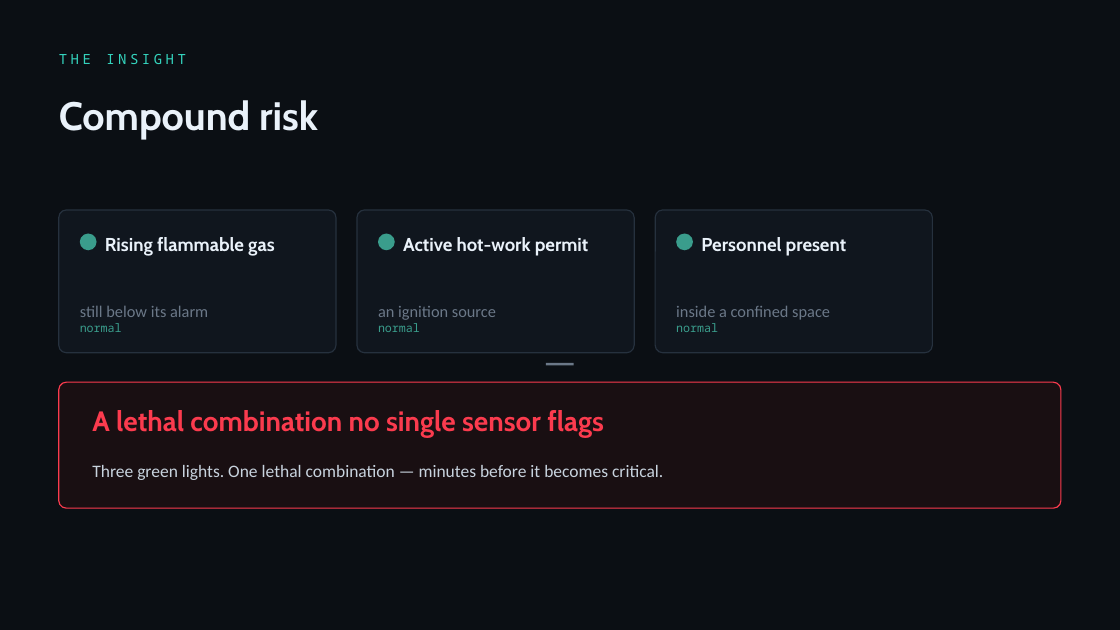
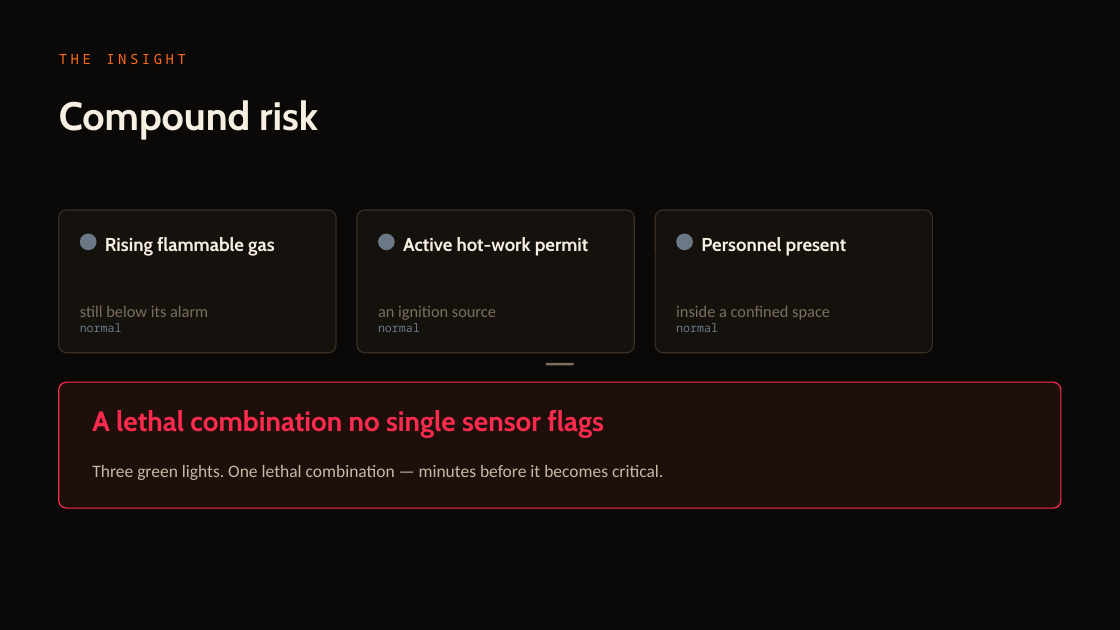
Before and after one commit to SaudSatopay/trinetra, a slide deck: slide 3 of docs/Trinetra_Deck.pptx. Drawn at 1120x630 pixels with LibreOffice and Linux fonts; fonts in the diff are those of the drawing. Boxes give left, top, right and bottom in pixels: in the first picture for what was removed or moved away, otherwise in the second. Text is boxed around its words. In the diff, an @@ line names an element or a change of style, - is before the commit and + after.

Commit message:
Align the deck to the Foundry palette + add the new capability slides
Repalette the pitch deck from the old teal-on-navy to the warm-ink / molten-orange
Foundry look the live control room and README now use — background, panels, the
molten-orange signature accent and the steel/amber/red risk ramp. No teal remains.

Add three slides for the capabilities shipped this round:
- Shift-left permit gate — the permit desk blocking a hot-work request that would
  complete the compound pattern (HIGH 80 -> CRITICAL 100), with the regulation-
  grounded conditions to issue safely.
- Fleet command — one engine across six plants, the live aggregate (6 plants /
  7 workers / 2 compound / +6 min lead) and the per-site board.
- Active-learning flywheel — the per-plant nuisance threshold with the locked
  recall guardrail (compound / HIGH / CRITICAL always page).

Now 17 slides. System fonts kept (Trebuchet / Consolas / Calibri) so it renders
reliably in PowerPoint. Headline numbers unchanged — engine untouched.

```diff
--- a/docs/Trinetra_Deck.pptx
+++ b/docs/Trinetra_Deck.pptx
@@ background #0B0F14 to #0B0908 @@
@@ text "THE INSIGHT" at (x1=59, y1=54, x2=186, y2=64): text colour #34D3BD to #FF6A1A @@
@@ fill #10161E to #15110D; outline #26313E 1 pt to #3B2E22 1 pt in 3 elements at (x1=59, y1=210, x2=336, y2=353), (x1=357, y1=210, x2=634, y2=353), (x1=655, y1=210, x2=933, y2=353) @@
@@ fill #3A9D8C to #6B7886 in 3 elements at (x1=80, y1=234, x2=97, y2=250), (x1=378, y1=234, x2=395, y2=250), (x1=676, y1=234, x2=693, y2=250) @@
@@ text colour #EAF2FA to #F7EFE1 in 4 elements at (x1=59, y1=100, x2=318, y2=140), (x1=105, y1=237, x2=274, y2=256), (x1=403, y1=237, x2=589, y2=256), (x1=701, y1=237, x2=846, y2=256) @@
@@ text colour #6B7888 to #7C6F5E in 3 elements at (x1=80, y1=306, x2=208, y2=317), (x1=378, y1=306, x2=496, y2=320), (x1=676, y1=306, x2=830, y2=320) @@
@@ text colour #3A9D8C to #6B7886 in 3 elements at (x1=80, y1=323, x2=122, y2=332), (x1=378, y1=323, x2=420, y2=332), (x1=676, y1=323, x2=718, y2=332) @@
@@ rounded rectangle at (x1=59, y1=382, x2=1061, y2=508): fill #190F12 to #1F0F0B; outline #FB3B4E 1 pt to #FF2B4E 1 pt @@
@@ rectangle at (x1=546, y1=363, x2=574, y2=365): fill #6B7888 to #7C6F5E @@
@@ text "A lethal combination no single ..." at (x1=92, y1=410, x2=604, y2=437): text colour #FB3B4E to #FF2B4E @@
@@ text "Three green lights. One lethal ..." at (x1=92, y1=465, x2=663, y2=480): text colour #C8D3DE to #C6B9A6 @@
```
Also in this commit, not shown: 13 other slides changed, 3 slides added, 1 other file.
